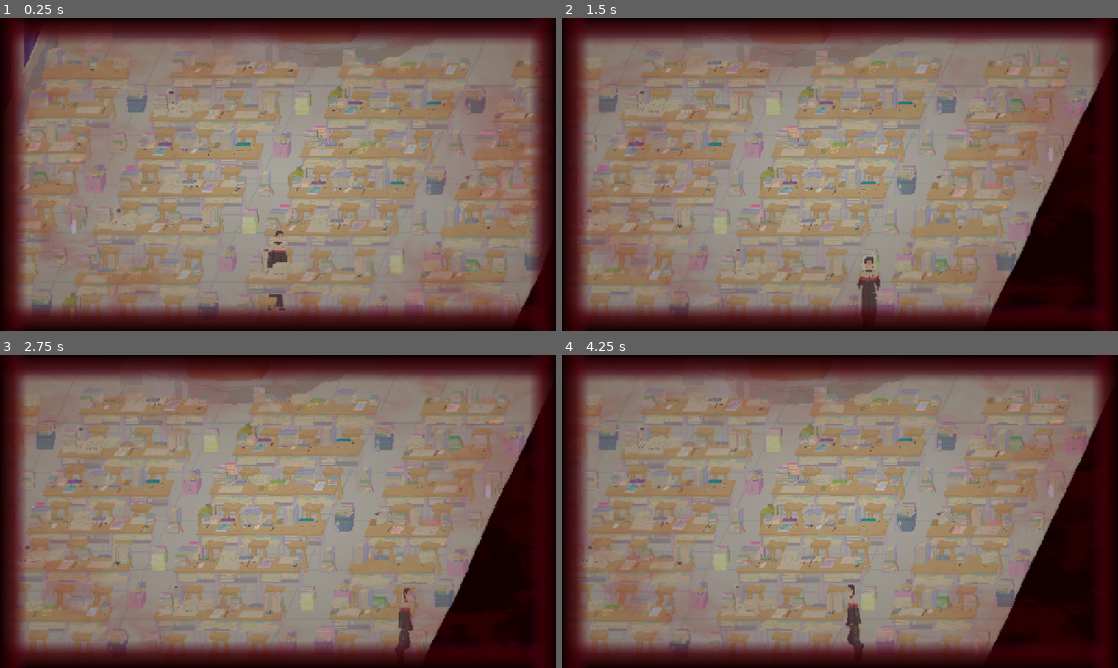
Above: before the commit, frames 1-4 (two rows, left to right).
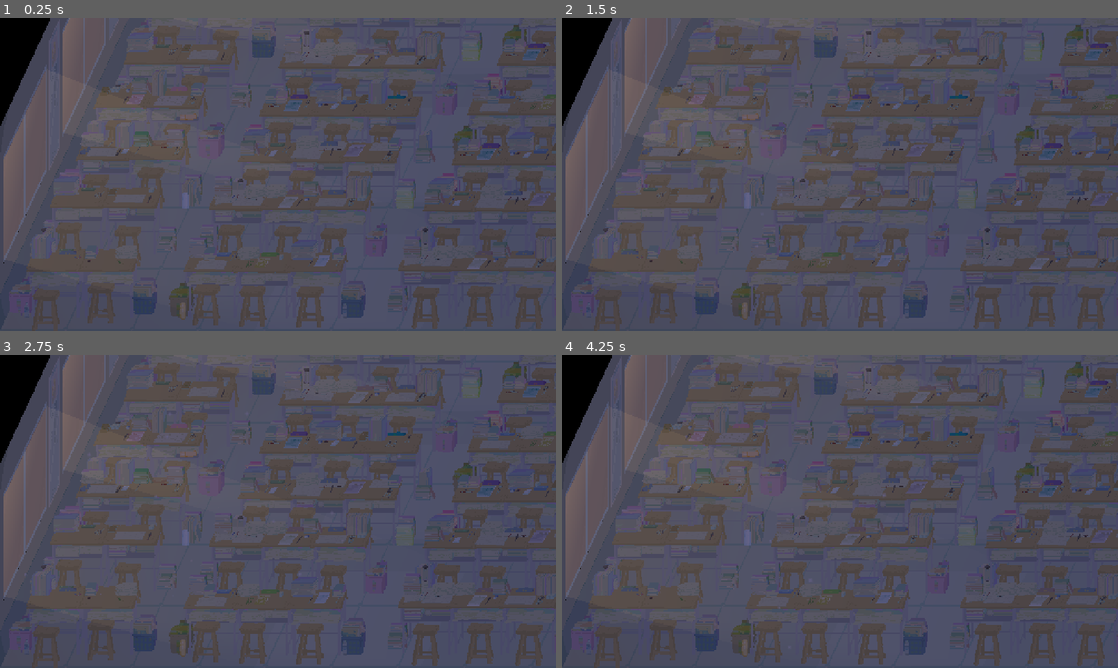
Above: after the commit, the same moments.

Repository: mu142857/School-Rules
Game: Godot game, scene res://locations/classroom 1/classroom_1.tscn
The game is run twice, just before and just after one commit, with the same random seed, the same clock (stepped at 60 frames per second) and the same inputs. The project has no main scene, so this scene is started directly.
Inputs (mouse positions are in pixels of both pictures, inside the frame that each line leads up to):
- Up to frame 1 (0.25 s): no input
- Up to frame 2 (1.5 s): tap Enter at 0.5 s; move the mouse to (962, 158) at 0.52 s; hold D (ui_right) 0.53-1.28 s; move the mouse to (728, 190) at 1.27 s; hold S (ui_down) from 1.28 s (still down)
- Up to frame 3 (2.75 s): move the mouse to (333, 442) at 2.02 s; release S (ui_down) at 2.03 s; hold D (ui_right) from 2.03 s (still down)
- Up to frame 4 (4.25 s): move the mouse to (812, 574) at 2.77 s; release D (ui_right) at 2.78 s; hold W (ui_up) 2.78-3.53 s; move the mouse to (1006, 558) at 3.52 s; hold A (ui_left) from 3.53 s (still down)

The runs differ from the first frame. In frame 1, 99% of the frame differs, in the area x 0-100%, y 0-100%; in frame 2, 99%; in frame 3, 99%; in frame 4, 99%.

Commit message:
Update classroom window light

Diff:
--- a/senior-year-of-high-school/locations/classroom 1/classroom_1.tscn
+++ b/senior-year-of-high-school/locations/classroom 1/classroom_1.tscn
@@ -7,13 +7,14 @@
 [ext_resource type="Texture2D" uid="uid://iffcd66nasy7" path="res://locations/classroom 1/desk group 4.png" id="4_8o0gr"]
 [ext_resource type="Texture2D" uid="uid://1srvjm6m3smb" path="res://locations/classroom 1/podium step.png" id="4_ac0k4"]
 [ext_resource type="Texture2D" uid="uid://b3h7ulx6jqpps" path="res://locations/classroom 1/podium.png" id="5_8ojc6"]
-[ext_resource type="PackedScene" uid="uid://bfvh2ft77x4ne" path="res://characters/player/player.tscn" id="5_ndcrv"]
 [ext_resource type="PackedScene" uid="uid://dj6tos8eh1g1h" path="res://locations/classroom 1/white_board.tscn" id="6_8ojc6"]
 [ext_resource type="PackedScene" uid="uid://chlkvmxp7x3la" path="res://locations/classroom 1/notice_board.tscn" id="7_8m7x0"]
 [ext_resource type="PackedScene" uid="uid://dmpxrgay02a61" path="res://locations/classroom 1/notification_paper.tscn" id="8_uo522"]
 [ext_resource type="PackedScene" uid="uid://bfipw2btov0da" path="res://locations/classroom 1/air_conditioner.tscn" id="9_uo522"]
+[ext_resource type="PackedScene" uid="uid://ci4tlqsul483y" path="res://locations/classroom 1/cleaning_tools.tscn" id="11_h164k"]
 [ext_resource type="Texture2D" uid="uid://fuqy8c1th8h0" path="res://locations/classroom 1/desk pair 1.png" id="11_qlqd6"]
 [ext_resource type="Texture2D" uid="uid://cd6y0kmb2u2kh" path="res://locations/classroom 1/desk group 3.png" id="11_xqo3r"]
+[ext_resource type="Texture2D" uid="uid://c6lug0urj660c" path="res://locations/classroom 1/broom.png" id="12_18q0w"]
 [ext_resource type="Texture2D" uid="uid://8en0otrwsviw" path="res://locations/classroom 1/desk pair 4.png" id="12_esjwd"]
 [ext_resource type="PackedScene" uid="uid://8ivmdwpds1ue" path="res://locations/classroom 1/chair.tscn" id="15_esjwd"]
 [ext_resource type="Texture2D" uid="uid://cn7vypci52rf3" path="res://locations/classroom 1/desk pair 2.png" id="16_ckmcd"]
@@ -21,6 +22,9 @@
 [ext_resource type="Texture2D" uid="uid://d4m6rcguppcgq" path="res://locations/classroom 1/desk group 1.png" id="18_x0yn4"]
 [ext_resource type="Texture2D" uid="uid://m3tcapeegn8t" path="res://locations/classroom 1/desk group 2.png" id="19_h164k"]
 
+[sub_resource type="CanvasItemMaterial" id="CanvasItemMaterial_h164k"]
+blend_mode = 1
+
 [sub_resource type="WorldBoundaryShape2D" id="WorldBoundaryShape2D_qlqd6"]
 
 [sub_resource type="WorldBoundaryShape2D" id="WorldBoundaryShape2D_esjwd"]
@@ -36,6 +40,44 @@
 fill = 1
 fill_from = Vector2(0.5, 0.5)
 fill_to = Vector2(0.5, 0)
+
+[sub_resource type="Gradient" id="Gradient_h164k"]
+colors = PackedColorArray(1, 1, 1, 1, 1, 1, 1, 0)
+
+[sub_resource type="GradientTexture2D" id="GradientTexture2D_18q0w"]
+gradient = SubResource("Gradient_h164k")
+fill = 2
+fill_from = Vector2(0.5, 0.5)
+fill_to = Vector2(0.5, 0)
+
+[sub_resource type="Gradient" id="Gradient_c0jqg"]
+offsets = PackedFloat32Array(0, 0.46226415, 1)
+colors = PackedColorArray(1, 1, 1, 0, 1, 1, 1, 1, 1, 0.896, 0.74, 0.98039216)
+
+[sub_resource type="GradientTexture1D" id="GradientTexture1D_2p33c"]
+gradient = SubResource("Gradient_c0jqg")
+
+[sub_resource type="Curve" id="Curve_llryq"]
+_data = [Vector2(0, 0), 0.0, 0.0, 0, 0, Vector2(0.48120302, 1), 0.0, 0.0, 0, 0, Vector2(1, 0), 0.0, 0.0, 0, 0]
+point_count = 3
+
+[sub_resource type="CurveTexture" id="CurveTexture_phffx"]
+curve = SubResource("Curve_llryq")
+
+[sub_resource type="ParticleProcessMaterial" id="ParticleProcessMaterial_bwhww"]
+particle_flag_disable_z = true
+emission_shape = 3
+emission_box_extents = Vector3(400, 200, 1)
+angle_min = 1.0728835e-05
+angle_max = 45.00001
+direction = Vector3(1, 1, 0)
+spread = 10.0
+initial_velocity_max = 10.0
+gravity = Vector3(0, 5, 0)
+scale_min = 0.099999994
+scale_max = 0.19999999
+scale_curve = SubResource("CurveTexture_phffx")
+color_ramp = SubResource("GradientTexture1D_2p33c")
 
 [node name="Classroom1" type="Node2D"]
 y_sort_enabled = true
@@ -51,6 +93,28 @@
 grow_vertical = 2
 color = Color(0, 0, 0, 1)
 
+[node name="LightOnFloor" type="Node2D" parent="."]
+
+[node name="WindowLight1" type="Polygon2D" parent="LightOnFloor"]
+material = SubResource("CanvasItemMaterial_h164k")
+color = Color(0.84, 0.6888, 0.69636, 0.039215688)
+polygon = PackedVector2Array(586, 719, 970, 714, 1071, 497, 689, 498)
+uv = PackedVector2Array(52.5, -135.25, 95, -99.25, 53.5, -133.25, 53, -139.25)
+
+[node name="WindowLight2" type="Polygon2D" parent="LightOnFloor"]
+material = SubResource("CanvasItemMaterial_h164k")
+position = Vector2(136, -292)
+color = Color(0.84, 0.6888, 0.69636, 0.039215688)
+polygon = PackedVector2Array(586, 719, 970, 714, 1071, 497, 689, 498)
+uv = PackedVector2Array(52.5, -135.25, 95, -99.25, 53.5, -133.25, 53, -139.25)
+
+[node name="WindowLight3" type="Polygon2D" parent="LightOnFloor"]
+material = SubResource("CanvasItemMaterial_h164k")
+position = Vector2(273, -587)
+color = Color(0.84, 0.6888, 0.69636, 0.039215688)
+polygon = PackedVector2Array(586, 719, 970, 714, 1071, 497, 689, 498)
+uv = PackedVector2Array(52.5, -135.25, 95, -99.25, 53.5, -133.25, 53, -139.25)
+
 [node name="Walls" type="Node2D" parent="."]
 z_index = -10
 
@@ -153,6 +217,13 @@
 [node name="AirConditioner" parent="Furniture/TeacherDesk" instance=ExtResource("9_uo522")]
 position = Vector2(457, -216)
 
+[node name="CleaningTools" parent="Furniture/TeacherDesk" instance=ExtResource("11_h164k")]
+position = Vector2(1631, -58)
+
+[node name="Broom" type="Sprite2D" parent="Furniture/TeacherDesk"]
+position = Vector2(1837, -168)
+texture = ExtResource("12_18q0w")
+
 [node name="StudentDesks" type="Node2D" parent="Furniture"]
 y_sort_enabled = true
 
@@ -650,15 +721,60 @@
 
 [node name="Other" type="Node2D" parent="Furniture"]
 
-[node name="Player" parent="." instance=ExtResource("5_ndcrv")]
-position = Vector2(1014, 659)
-
-[node name="NightFilter" type="CanvasModulate" parent="."]
+[node name="Light" type="Node2D" parent="."]
+z_index = 100
+
+[node name="NightFilter" type="CanvasModulate" parent="Light"]
+color = Color(0.3906121, 0.3765418, 0.524689, 1)
+
+[node name="MorningFilter" type="CanvasModulate" parent="Light"]
 visible = false
-color = Color(0.3906121, 0.3765418, 0.524689, 1)
-
-[node name="PointLight2D" type="PointLight2D" parent="."]
+color = Color(0.93008083, 0.9049805, 0.8753325, 1)
+
+[node name="PointLight2D" type="PointLight2D" parent="Light"]
 visible = false
 position = Vector2(1014, 441.99994)
 scale = Vector2(15.121094, 13.213929)
 texture = SubResource("GradientTexture2D_esjwd")
+
+[node name="WindowLight1" type="Polygon2D" parent="Light"]
+material = SubResource("CanvasItemMaterial_h164k")
+polygon = PackedVector2Array(8, 555, 586, 719, 970, 714, 1071, 497, 107.367615, 118, 8, 327)
+uv = PackedVector2Array(8, 555, 586, 719, 970, 714, 1071, 497, 107.367615, 118, 8, 327)
+vertex_colors = PackedColorArray(0.88, 0.70634663, 0.22879998, 0.15686275, 0.88, 0.70634663, 0.22879998, 0, 0.88, 0.70634663, 0.22879998, 0, 0.88, 0.70634663, 0.22879998, 0, 0.88, 0.70634663, 0.22879998, 0.15686275, 0.88, 0.70634663, 0.22879998, 0.39215687)
+
+[node name="WindowLight2" type="Polygon2D" parent="Light"]
+material = SubResource("CanvasItemMaterial_h164k")
+position = Vector2(136, -292)
+polygon = PackedVector2Array(8, 555, 586, 719, 970, 714, 1071, 497, 106, 118, 8, 327)
+vertex_colors = PackedColorArray(0.8784314, 0.7058824, 0.22745098, 0.15686275, 0.8784314, 0.7058824, 0.22745098, 0, 0.8784314, 0.7058824, 0.22745098, 0, 0.8784314, 0.7058824, 0.22745098, 0, 0.8784314, 0.7058824, 0.22745098, 0.15686275, 0.8784314, 0.7058824, 0.22745098, 0.39215687)
+
+[node name="WindowLight3" type="Polygon2D" parent="Light"]
+material = SubResource("CanvasItemMaterial_h164k")
+position = Vector2(273, -587)
+polygon = PackedVector2Array(8, 555, 586, 719, 970, 714, 1071, 497, 106, 118, 8, 327)
+vertex_colors = PackedColorArray(0.8784314, 0.7058824, 0.22745098, 0.15686275, 0.8784314, 0.7058824, 0.22745098, 0, 0.8784314, 0.7058824, 0.22745098, 0, 0.8784314, 0.7058824, 0.22745098, 0, 0.8784314, 0.7058824, 0.22745098, 0.15686275, 0.8784314, 0.7058824, 0.22745098, 0.39215687)
+
+[node name="Dust1" type="GPUParticles2D" parent="Light"]
+position = Vector2(414.99997, 440.99997)
+rotation = 0.29936013
+amount = 20
+texture = SubResource("GradientTexture2D_18q0w")
+lifetime = 2.0
+process_material = SubResource("ParticleProcessMaterial_bwhww")
+
+[node name="Dust2" type="GPUParticles2D" parent="Light"]
+position = Vector2(551, 174.00002)
+rotation = 0.37657458
+amount = 20
+texture = SubResource("GradientTexture2D_18q0w")
+lifetime = 2.0
+process_material = SubResource("ParticleProcessMaterial_bwhww")
+
+[node name="Dust3" type="GPUParticles2D" parent="Light"]
+position = Vector2(675, -131)
+rotation = 0.37657458
+amount = 20
+texture = SubResource("GradientTexture2D_18q0w")
+lifetime = 2.0
+process_material = SubResource("ParticleProcessMaterial_bwhww")
--- /dev/null
+++ b/senior-year-of-high-school/locations/classroom 1/cleaning_tools.tscn
@@ -0,0 +1,15 @@
+[gd_scene load_steps=2 format=3 uid="uid://ci4tlqsul483y"]
+
+[ext_resource type="Texture2D" uid="uid://clrht0p83e1q3" path="res://locations/classroom 1/cleaning tools.png" id="1_snruo"]
+
+[node name="CleaningTools" type="Node2D"]
+
+[node name="Sprite2D" type="Sprite2D" parent="."]
+texture = ExtResource("1_snruo")
+offset = Vector2(-1, -78)
+
+[node name="StaticBody2D" type="StaticBody2D" parent="."]
+collision_layer = 2
+
+[node name="CollisionPolygon2D" type="CollisionPolygon2D" parent="StaticBody2D"]
+polygon = PackedVector2Array(15, 1, 49, -22, 50, -36, 109, -24, 113, -34, 99, -51, 73, -63, -108, -93, -110, -42, -67, -57, -51, -26, -26, -20, -26, -10)
--- a/senior-year-of-high-school/locations/classroom 1/window.tscn
+++ b/senior-year-of-high-school/locations/classroom 1/window.tscn
@@ -12,6 +12,13 @@
 [sub_resource type="GradientTexture2D" id="GradientTexture2D_8ags5"]
 gradient = SubResource("Gradient_x8vso")
 
+[sub_resource type="Gradient" id="Gradient_8ags5"]
+offsets = PackedFloat32Array(1)
+colors = PackedColorArray(0.84233356, 0.7320765, 0.60457087, 1)
+
+[sub_resource type="GradientTexture2D" id="GradientTexture2D_f4e0e"]
+gradient = SubResource("Gradient_8ags5")
+
 [sub_resource type="ShaderMaterial" id="ShaderMaterial_8ags5"]
 shader = ExtResource("2_8ags5")
 shader_parameter/color = Color(0.7, 0.65, 1, 1)
@@ -22,7 +29,7 @@
 shader_parameter/speed = 0.5
 shader_parameter/drift_x = 0.30000010925
 shader_parameter/drift_y = -0.2
-shader_parameter/swirl_amount = 1.7300000821750001
+shader_parameter/swirl_amount = 1.730000082175
 shader_parameter/morph_speed = 2.0
 
 [node name="Window" type="Node2D"]
@@ -32,12 +39,19 @@
 scale = Vector2(6.5312495, 3.90625)
 texture = SubResource("GradientTexture2D_8ags5")
 
+[node name="BackgroundColor2" type="Sprite2D" parent="."]
+position = Vector2(-3.194809e-05, -4.7683716e-07)
+scale = Vector2(6.5312495, 3.90625)
+texture = SubResource("GradientTexture2D_f4e0e")
+
 [node name="Rain" type="GPUParticles2D" parent="."]
+visible = false
 amount = 500
 lifetime = 0.5
 process_material = ExtResource("3_x8vso")
 
 [node name="ColorRect" type="ColorRect" parent="."]
+visible = false
 material = SubResource("ShaderMaterial_8ags5")
 offset_left = -202.0
 offset_top = -117.0
Not shown: 1 places in senior-year-of-high-school/locations/classroom 1/classroom_1.tscn that only renumber resources
Not shown: 1 places in senior-year-of-high-school/locations/classroom 1/window.tscn that only renumber resources
